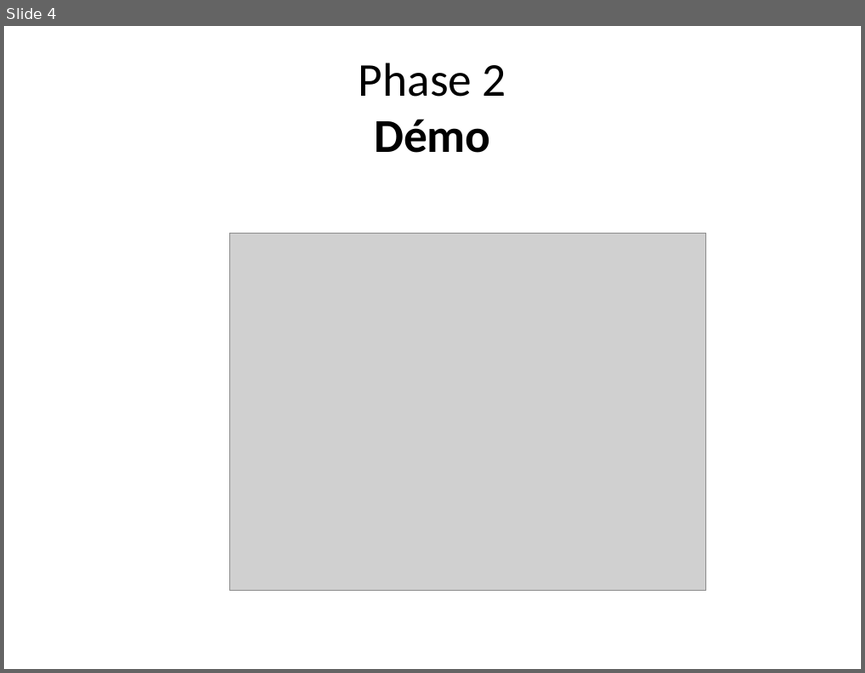
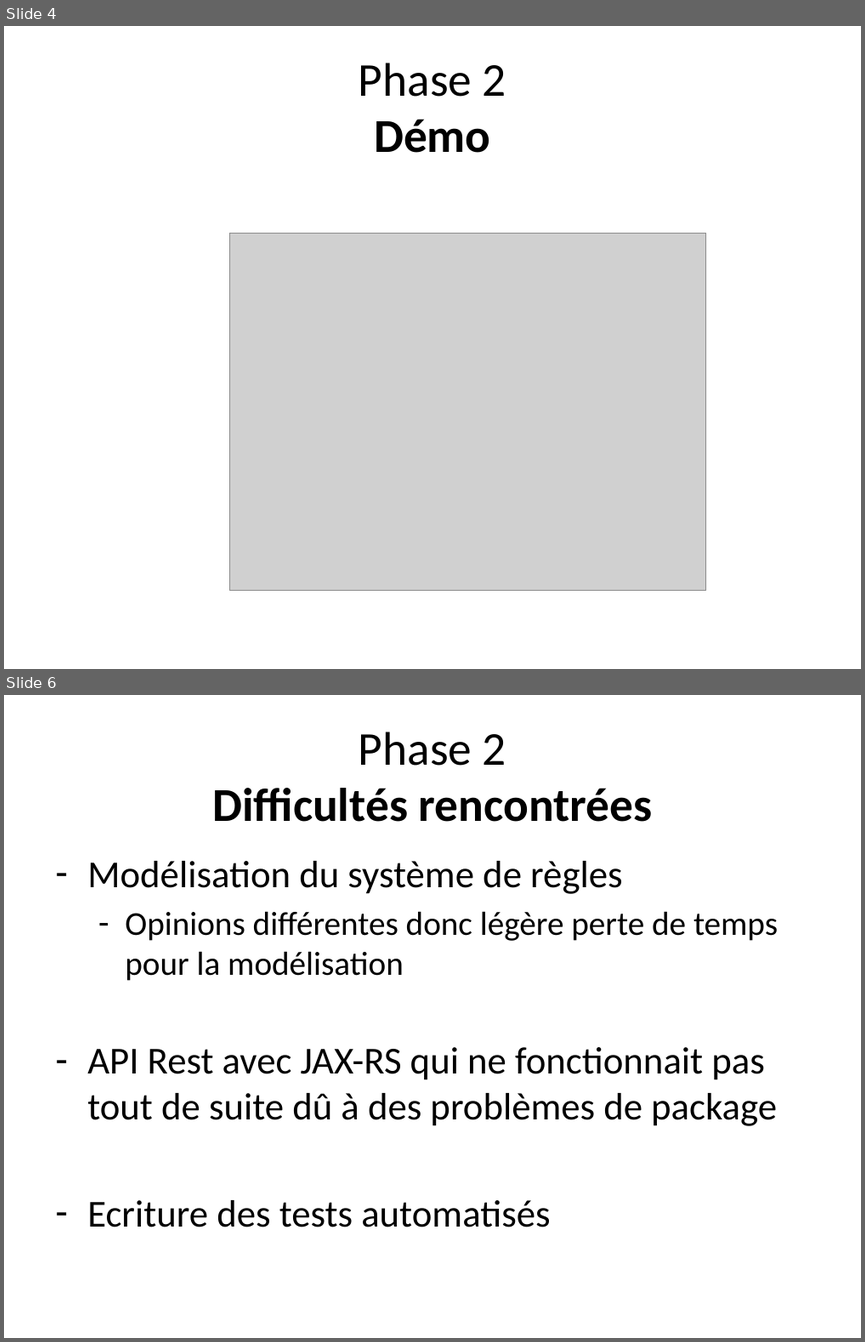
Before and after one commit to michellesakam/Teaching-HEIGVD-AMT-2015-Project, a slide deck: presentation/presentation.pptx. Shown one above the other, each under a label of ours: slide 4 before the commit, slides 4 and 6 after it; the slides between them are not shown. The pictures are 865x673 and 865x1342 pixels, drawn with LibreOffice and Linux fonts; fonts in the diff are those of the drawing; grey boxes stand for pictures. Boxes give left, top, right and bottom in pixels: in the first picture for what was removed or moved away, otherwise in the second. Text is boxed around its words. In the diff, an @@ line names an element or a change of style, - is before the commit and + after.

```diff
--- a/presentation/presentation.pptx
+++ b/presentation/presentation.pptx
@@ slide 6 added at [4,695,861,1338], background #FFFFFF @@
@@ title added at [212,732,653,822], 39.6 pt, text #000000, bold @@
+Phase 2
+Difficultés rencontrées
@@ text added at [87,861,778,1227], 32 pt, text #000000 @@
+– Modélisation du système de règles
+  – Opinions différentes donc légère perte de temps pour la modélisation
+– API Rest avec JAX-RS qui ne fonctionnait pas tout de suite dû à des problèmes de package
+– Ecriture des tests automatisés
```
Also in this commit, not shown: 3 slides changed.
